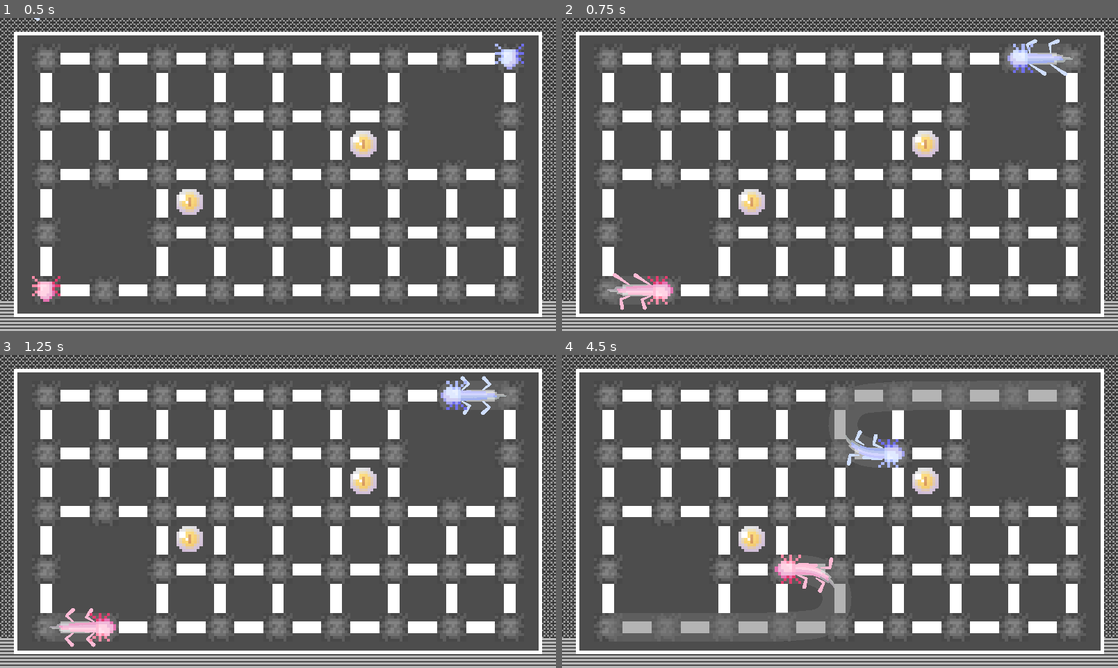
Above: before the commit, frames 1-4 (two rows, left to right).
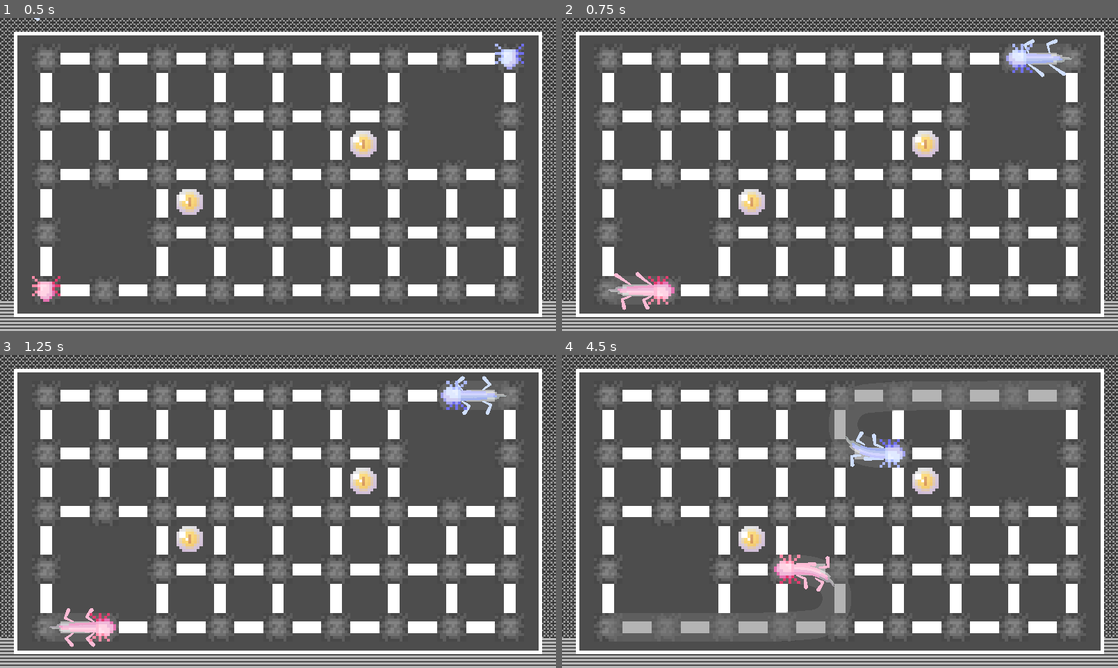
Above: after the commit, the same moments.

Repository: r8114wjbn9118/Hello-Godot-Game-Jam-1
Game: Godot game, scene res://Map/Map.tscn
The game is run twice, just before and just after one commit, with the same random seed, the same clock (stepped at 60 frames per second) and the same inputs. The engine's default icon, where the game draws it, is replaced by a stand-in: a white triangle on a blue panel in a dark square.
Inputs:
- Up to frame 1 (0.5 s): no input
- Up to frame 2 (0.75 s): tap Enter (ui_accept) at 0.5 s; hold Right (ui_right) from 0.53 s (still down); hold Z (z) from 0.53 s (still down)
- Up to frame 3 (1.25 s): keep holding Right (ui_right); keep holding Z (z); tap Enter (ui_accept) at 0.77 s
- Up to frame 4 (4.5 s): tap Enter (ui_accept) at 1.25, 1.52, 2, 2.75, 3.02, 3.5, 3.77 s; release Right (ui_right) at 1.28 s; release Z (z) at 1.28 s; hold Down (ui_down) 1.28-2.03 s; tap Z (z) at 1.35, 2.85, 4.35 s; hold Right (ui_right) 2.03-2.78 s; hold Z (z) 2.03-2.78 s; hold Up (ui_up) 2.78-3.53 s; hold Z (z) 3.53-4.28 s; hold Left (ui_left) from 3.53 s (still down)

Frame 1 is identical in both runs. In frame 2, 0.4% of the frame differs, in the area x 8-92%, y 6-94%; in frame 3, 0.1%; in frame 4, 0.4%.

Commit message:
clear file
worm -> res://MapItems/WormTail/body/WormBody.tscn

Diff:
--- a/MapItems/Worm.tscn
+++ /dev/null
@@ -1,37 +0,0 @@
-[gd_scene load_steps=6 format=3 uid="uid://rjwfydc7rh45"]
-
-[ext_resource type="Texture2D" uid="uid://blgd37qk2dlp3" path="res://image/tile/tile.png" id="1_qa88u"]
-[ext_resource type="Script" path="res://MapItems/worm.gd" id="2_yep1q"]
-
-[sub_resource type="AtlasTexture" id="AtlasTexture_5q73e"]
-atlas = ExtResource("1_qa88u")
-region = Rect2(0, 20, 10, 10)
-
-[sub_resource type="AtlasTexture" id="AtlasTexture_kk6rm"]
-atlas = ExtResource("1_qa88u")
-region = Rect2(10, 20, 10, 10)
-
-[sub_resource type="SpriteFrames" id="SpriteFrames_3mwh2"]
-animations = [{
-"frames": [{
-"duration": 1.0,
-"texture": SubResource("AtlasTexture_5q73e")
-}],
-"loop": false,
-"name": &"main",
-"speed": 5.0
-}, {
-"frames": [{
-"duration": 1.0,
-"texture": SubResource("AtlasTexture_kk6rm")
-}],
-"loop": true,
-"name": &"sub",
-"speed": 5.0
-}]
-
-[node name="Warm" type="AnimatedSprite2D" groups=["Worm"]]
-z_index = 1
-sprite_frames = SubResource("SpriteFrames_3mwh2")
-animation = &"main"
-script = ExtResource("2_yep1q")
--- a/MapItems/WormTail/WormTail.gd
+++ /dev/null
@@ -1,55 +0,0 @@
-#class_name WormTail extends Line2D
-#
-#var point_manager:PointManager
-#
-### 最大距離(格子), 在Map更改max_move_distance
-#var max_distance:int = 8
-#
-#var length:int = 10
-#func _init(head, max_distance:int, point_manager) -> void:
-	#self.max_distance = max_distance
-	#
-	#self.point_manager = point_manager
-	#GRID_SIZE = point_manager.tile_set.tile_size
-	#GRID_OFFSET = point_manager.position + GRID_SIZE / 2
-	#
-	#name = head.name + "Body"
-	#var arr = []
-	#for i in range(length * max_distance):
-		#arr.append(head.position)
-	#points = arr
-	#joint_mode = LINE_JOINT_ROUND
-	#modulate = Color("c43b77")
-	#width = 20
-#
-#func setHead(pos)-> void:
-	#points[0] = pos
-#
-### 頭部移動時連帶執行
-#func move(pos) -> void:
-	#setHead(pos)
-#
-	#var arr = points.duplicate()
-	#for i in range(1, arr.size()):
-		#if (arr[i] - arr[i-1]).length() > length:
-			#arr[i] = (arr[i] - arr[i-1]).normalized() * length + arr[i-1]
-			#arr[i] = align_to_grid_line(arr[i])  # 僅在容許範圍內時才更新為對齊的結果
-	## 將節點位置對齊到網格
-	#points = arr
-		#
-#
-#var GRID_SIZE: Vector2  # 假設網格大小為100x100
-#var GRID_OFFSET: Vector2  # 網格偏移
-#var MAX_DISTANCE: float = 45.0  # 容許距離
-#func align_to_grid_line(pos: Vector2) -> Vector2: # 對齊到網格線上 容許距離
-	## 計算當前與前一節點的本地坐標
-	#var local_end = pos - GRID_OFFSET
-	#var grid = floor(local_end / GRID_SIZE) * GRID_SIZE + GRID_OFFSET + GRID_SIZE / 2
-	#
-	##var game_pos = point_manager.get_point_game_pos(pos - GRID_SIZE / 2)
-	##var grid = point_manager.get_point_position(game_pos) + GRID_SIZE / 2
-#
-	#if (pos - grid).length() <= MAX_DISTANCE:
-		#return grid + (pos - grid).normalized() * MAX_DISTANCE
-	#else:
-		#return pos
--- a/MapItems/WormTail/WormTail.tscn
+++ /dev/null
@@ -1,9 +0,0 @@
-[gd_scene load_steps=2 format=3 uid="uid://bs3es4rtkdtr"]
-
-[ext_resource type="Script" path="res://MapItems/WormTail/WormTail.gd" id="1_4kf2x"]
-
-[node name="WormTail" type="Line2D"]
-points = PackedVector2Array(-2, 2, -36, 104, -136, 128)
-default_color = Color(0.768627, 0.231373, 0.466667, 1)
-joint_mode = 2
-script = ExtResource("1_4kf2x")
--- a/MapItems/WormTail/body/worm_body.gd
+++ b/MapItems/WormTail/body/worm_body.gd
@@ -60,7 +60,7 @@
 func _make_tween():
 	var tween = get_tree().create_tween()
 	tween.tween_method(_tween_move, position, target_pos, move_time)\
-		.set_trans(Tween.TRANS_QUINT).set_ease(Tween.EASE_OUT)
+		.set_trans(Tween.TRANS_EXPO).set_ease(Tween.EASE_OUT)
 	tween.tween_callback(move_finish)
 
 func _tween_move(new_pos): # TEST 替代move
--- a/MapItems/worm.gd
+++ /dev/null
@@ -1,79 +0,0 @@
-#@tool
-#extends Node2D
-#class_name Worm
-#
-#signal change_state(target, old_state, new_state)
-#signal move_finish_signal()
-#
-#@export var move_speed:float = 200
-#
-#enum ACTION {
-	#WAIT,
-	#MOVE,
-	#BACK,
-#}
-#
-#var state:ACTION :
-	#set(value):
-		#change_state.emit(self, state, value)
-		#state = value
-#
-#var game_pos:Vector2i
-#var target_game_pos
-#var target_pos
-#
-#var action_distance:int = 1 # 行動距離
-#var move_path = [] # TODO
-#
-#var body:WormTail
-#
-#
-#func _physics_process(delta: float):
-	#if state == ACTION.MOVE:
-		#move(delta)
-#
-#
-#func create_body(max_distance):
-	#body = WormTail.new(self, max_distance, %Point)
-	#return body
-	#
-#func set_pos(game_pos, target_pos): # NOTE 由UNDO調用
-	#self.game_pos = game_pos
-	#position = target_pos
-#
-#func move(delta):
-	#position += position.direction_to(target_pos) * move_speed * delta
-	#body.move(position)
-	#
-	#if reach_destination(position, target_pos):
-		#move_finish()
-		#return false
-	#return true
-#
-#func reach_destination(a, b):
-	#if a.distance_squared_to(b) < move_speed / 100:
-		#position = b
-		#return true
-	#return false
-#
-#
-#func can_move(direction, map_size):
-	#var target_game_pos = game_pos + direction
-	#if target_game_pos.x < 0 or target_game_pos.x >= map_size.x:
-		#return null
-	#if target_game_pos.y < 0 or target_game_pos.y >= map_size.y:
-		#return null
-	#return target_game_pos
-	#pass
-#
-#func start_move(target_game_pos, target_pos):
-	#printt("Worm Start Move", target_game_pos, target_pos)
-	#state = ACTION.MOVE
-	#self.target_game_pos = target_game_pos
-	#self.target_pos = target_pos
-#
-#func move_finish():
-	#game_pos = target_game_pos
-	#target_game_pos = null
-	#state = ACTION.WAIT
-	#move_finish_signal.emit()
